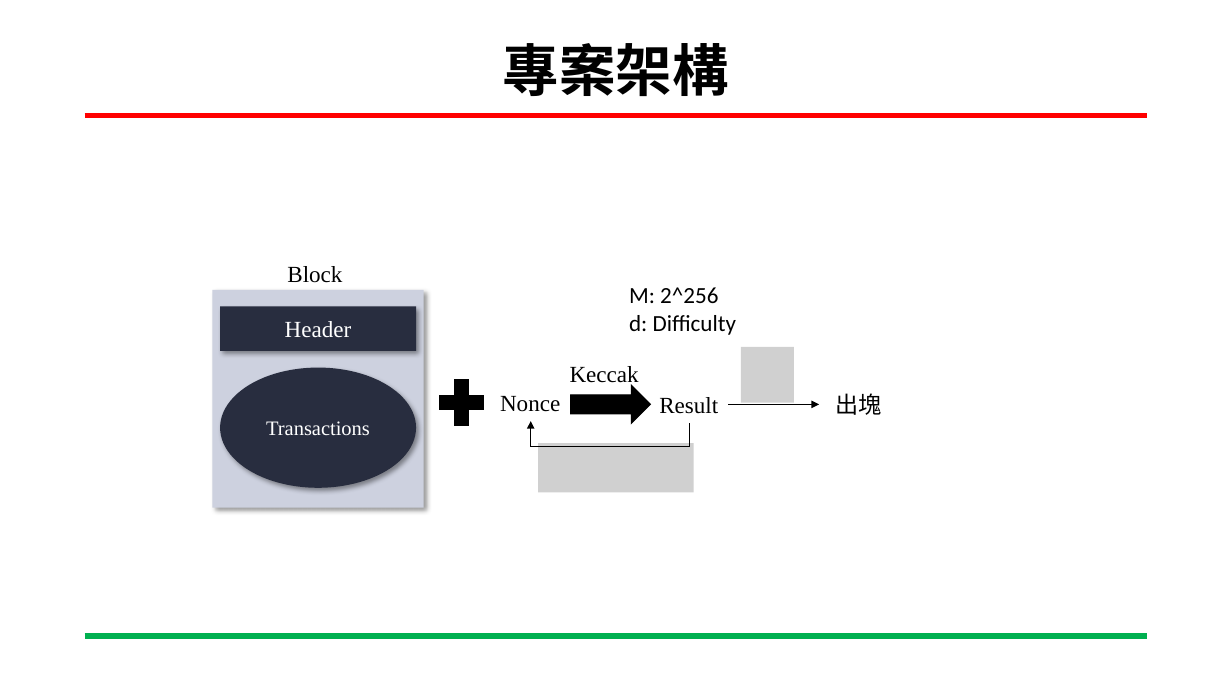
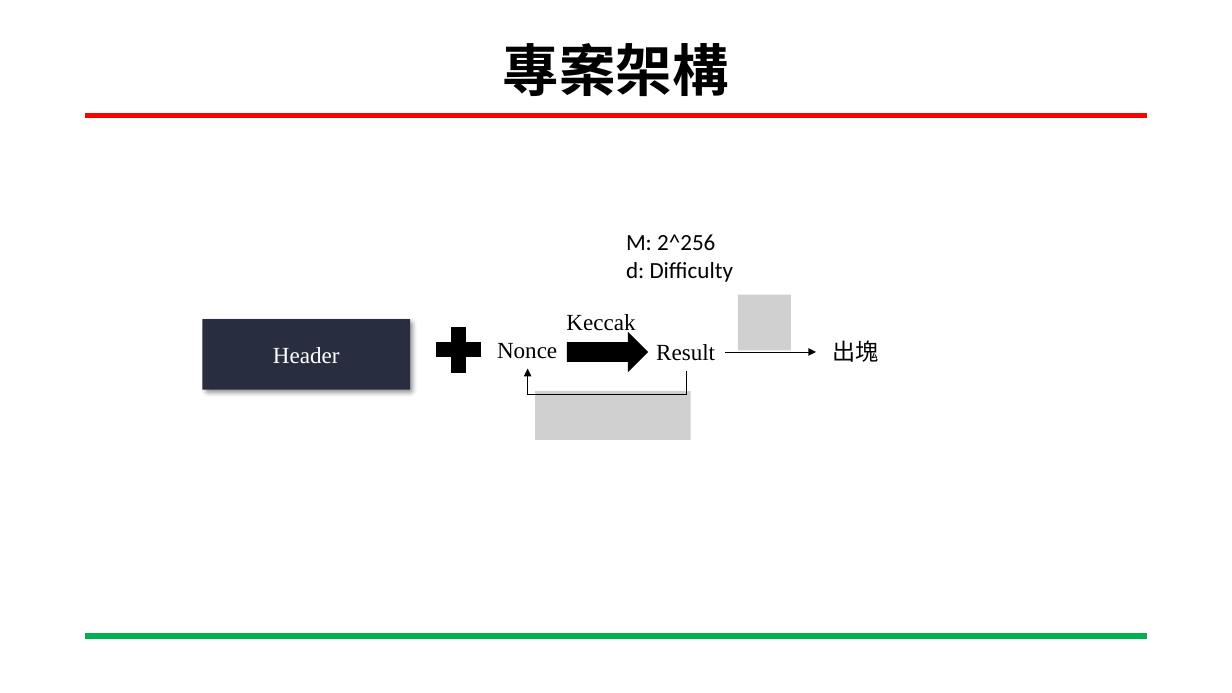
Before and after one commit to San-Zero/Senior-Project, a slide deck: slide 11 of 專題-私有以太坊區塊鏈實作以及其硬體加速方法調查-劉益彤.pptx (slide 9 before the commit). Drawn at 1232x693 pixels with LibreOffice and Linux fonts; fonts in the diff are those of the drawing; grey boxes stand for pictures; background and template pictures are left out. Boxes give left, top, right and bottom in pixels: in the first picture for what was removed or moved away, otherwise in the second. Text is boxed around its words. In the diff, an @@ line names an element or a change of style, - is before the commit and + after.

```diff
--- a/專題-私有以太坊區塊鏈實作以及其硬體加速方法調查-劉益彤.pptx
+++ b/專題-私有以太坊區塊鏈實作以及其硬體加速方法調查-劉益彤.pptx
@@ text removed at box(287, 266, 342, 283) @@
-Block
@@ rectangle removed at box(213, 290, 423, 508) @@
@@ rectangle "Header": place and size @@
-rectangle "Header" at box(220, 307, 416, 351)
+rectangle "Header" at box(202, 319, 410, 389)
@@ 1 picture, 1 text, 1 plus sign: place and size @@
-1 picture, 1 text, 1 plus sign at box(433, 366, 693, 493)
+1 picture, 1 text, 1 plus sign at box(430, 314, 690, 440)
@@ arrow moved from (728, 405) - (819, 405) to (726, 352) - (816, 352) @@
@@ ellipse removed at box(220, 368, 416, 488) @@
-Transactions
@@ 4 texts, 1 picture, 1 right arrow, 1 elbow arrow: place and size @@
-4 texts, 1 picture, 1 right arrow, 1 elbow arrow at box(500, 287, 881, 446)
+4 texts, 1 picture, 1 right arrow, 1 elbow arrow at box(497, 234, 878, 394)
```
Also in this commit, not shown: 1 other slide changed, 2 slides added, 9 other files.
